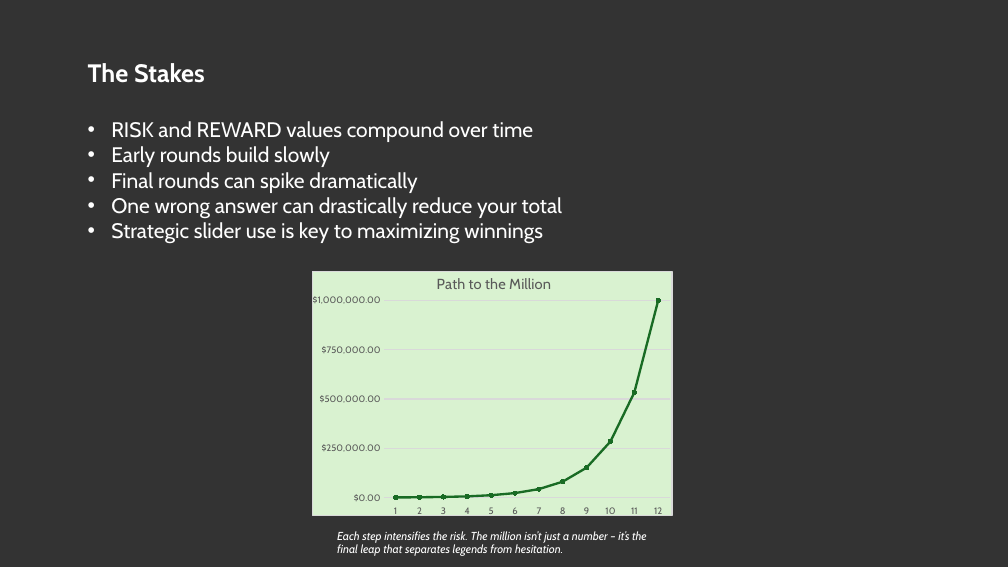
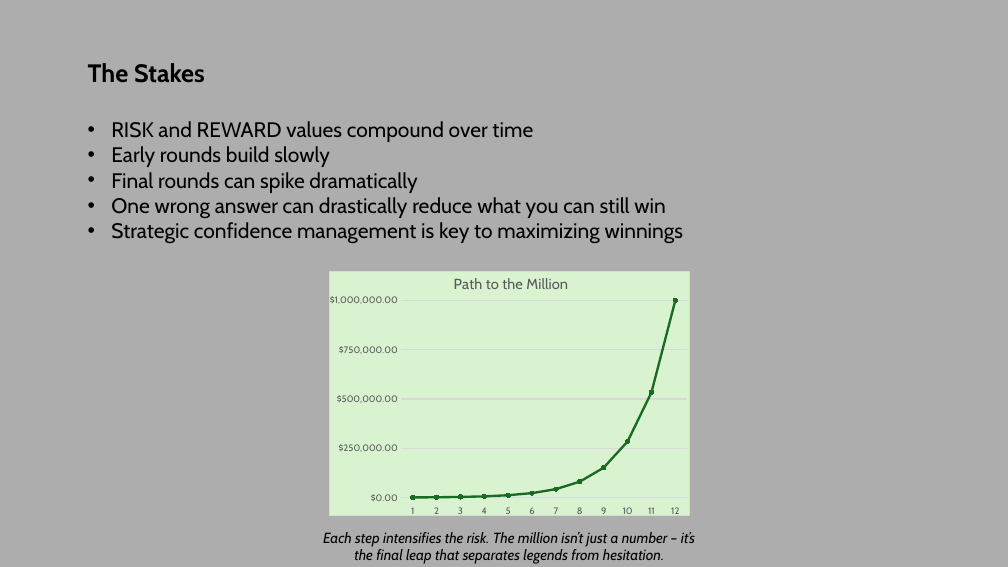
Before and after one commit to mikehardware/risk-vs-reward, a slide deck: slide 5 of risk-vs-reward/downloads/RvR Pitch Deck.pptx (slide 4 before the commit). Drawn at 1008x567 pixels with LibreOffice and Linux fonts; fonts in the diff are those of the drawing. Boxes give left, top, right and bottom in pixels: in the first picture for what was removed or moved away, otherwise in the second. Text is boxed around its words. In the diff, an @@ line names an element or a change of style, - is before the commit and + after.

```diff
--- a/risk-vs-reward/downloads/RvR Pitch Deck.pptx
+++ b/risk-vs-reward/downloads/RvR Pitch Deck.pptx
@@ background #333333 to #ADADAD @@
@@ text "The Stakes" at bbox=[88, 63, 205, 83]: text colour #FFFFFF to #000000 @@
@@ text at bbox=[111, 121, 533, 193]: text colour #FFFFFF to #000000 in "RISK and REWARD values compound over time", "Early rounds build slowly", "Final rounds can spike dramatically" @@
@@ text at bbox=[111, 197, 684, 243]: text changed; text colour #FFFFFF to #000000 @@
-• One wrong answer can drastically reduce your total
-• Strategic slider use is key to maximizing winnings
+• One wrong answer can drastically reduce what you can still win
+• Strategic confidence management is key to maximizing winnings
@@ line chart: place and size @@
-line chart at bbox=[312, 271, 673, 517]
+line chart at bbox=[329, 271, 690, 517]
@@ text "Each step intensifies the risk. ...": place and size @@
-text "Each step intensifies the risk. ..." at bbox=[337, 531, 647, 556]
+text "Each step intensifies the risk. ..." at bbox=[323, 532, 695, 564]
@@ text "Each step intensifies the risk. ..." at bbox=[323, 532, 695, 564]: size 11 to 14 pt, text colour #FFFFFF to #000000; alignment left to centre @@
```
Also in this commit, not shown: 9 other slides changed, 13 other files.
